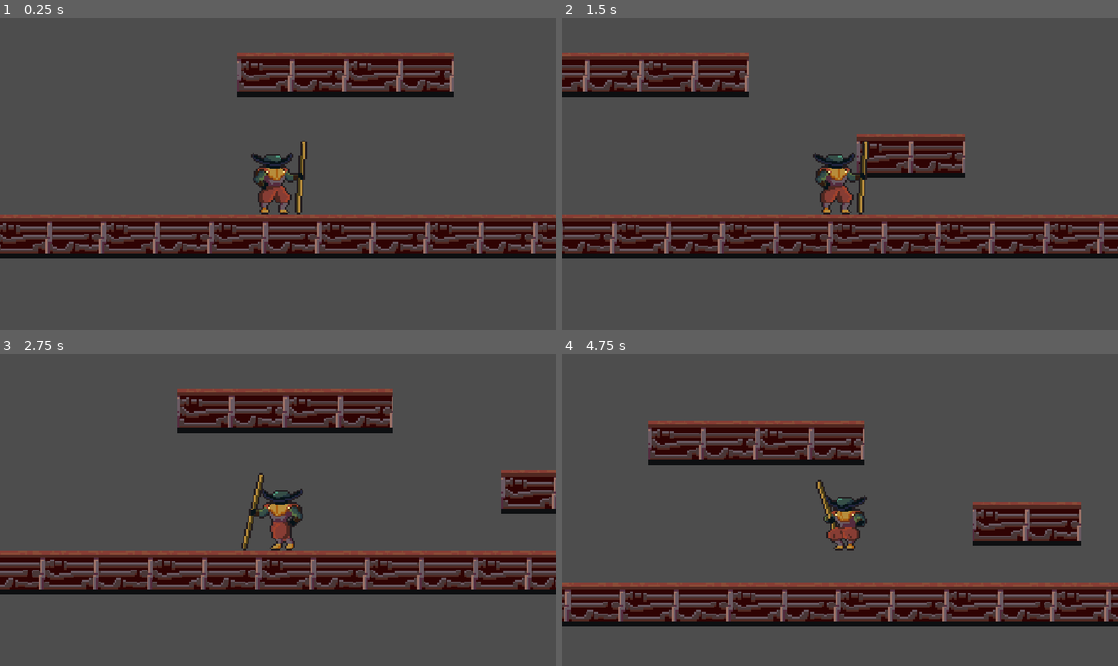
Above: before the commit, frames 1-4 (two rows, left to right).
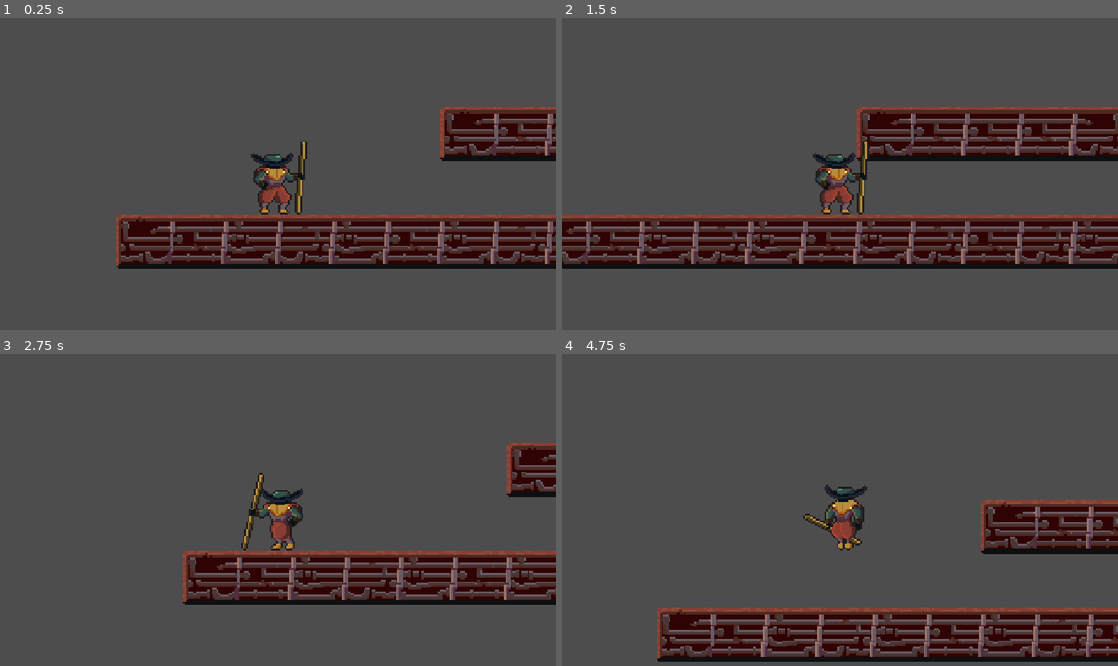
Above: after the commit, the same moments.

Repository: thePand251/Terminal-Lucidity
Game: Godot game, scene res://assets/scenes/areas/game.tscn
Two runs of this game, one before a commit and one after it. Both use one fixed random seed, a clock stepped at 60 frames per second and the inputs below.
Inputs:
- Up to frame 1 (0.25 s): no input
- Up to frame 2 (1.5 s): hold D (right) from 0.53 s (still down); tap Shift (attack) at 0.6 s; tap Space (jump) at 0.77 s; tap I (dash) at 1.35 s
- Up to frame 3 (2.75 s): tap Space (jump) at 1.52 s; release D (right) at 2.03 s; hold A (left) from 2.03 s (still down); tap Shift (attack) at 2.1 s
- Up to frame 4 (4.75 s): release A (left) at 2.78 s; hold D (right) 2.78-4.28 s; tap I (dash) at 2.85, 4.35 s; tap Space (jump) at 3.02, 3.77, 4.52 s; tap Shift (attack) at 3.6 s; hold A (left) from 4.28 s (still down)

The runs differ from the first frame. In frame 1, 18% of the frame differs, in the area x 0-100%, y 11-81%; in frame 2, 21%; in frame 3, 17%; in frame 4, 29%, in the area x 0-100%, y 21-99%.

Commit message:
more of that vvv

Diff:
--- a/assets/scenes/areas/game.tscn
+++ b/assets/scenes/areas/game.tscn
@@ -5,6 +5,11 @@
 [ext_resource type="PackedScene" uid="uid://cbntir6d2sn0p" path="res://assets/scenes/areas/player.tscn" id="2_l3gui"]
 [ext_resource type="PackedScene" uid="uid://37iaqkwjexv6" path="res://assets/scenes/areas/enemy_test.tscn" id="3_l3gui"]
 [ext_resource type="Texture2D" uid="uid://5f8n8s1oisg2" path="res://assets/sprites/Pipe.platform.png" id="3_onuut"]
+[ext_resource type="Texture2D" uid="uid://b4scaatn8xfdi" path="res://assets/sprites/floor_1.png" id="4_fuxi7"]
+[ext_resource type="Texture2D" uid="uid://c2bchnqxj0agb" path="res://assets/sprites/floor_2.png" id="5_ce3qm"]
+[ext_resource type="Texture2D" uid="uid://bedjk52li586x" path="res://assets/sprites/floor_3.png" id="6_godsy"]
+[ext_resource type="Texture2D" uid="uid://cot15hw84ugge" path="res://assets/sprites/floor_end_left.png" id="7_q1ja5"]
+[ext_resource type="Texture2D" uid="uid://bsijr5tgcfyq6" path="res://assets/sprites/floor_end_right.png" id="8_xkibw"]
 
 [sub_resource type="CompressedTexture2D" id="CompressedTexture2D_yqjtg"]
 
@@ -43,12 +48,63 @@
 0:0/0 = 0
 0:0/0/physics_layer_0/polygon_0/points = PackedVector2Array(-6.9206085, -31.433552, 6.3349915, -31.532475, 6.495497, -11.051388, 32.45047, -11.15448, 32.45047, 13.180405, 7.225281, 13.477173, 6.82959, 31.579948, -5.931381, 31.579948)
 
+[sub_resource type="TileSetAtlasSource" id="TileSetAtlasSource_xb0bh"]
+texture = ExtResource("4_fuxi7")
+texture_region_size = Vector2i(32, 32)
+0:0/0 = 0
+0:0/0/physics_layer_0/polygon_0/points = PackedVector2Array(-16, -16, 16, -16, 16, 16, -16, 16)
+1:0/0 = 0
+0:1/0 = 0
+1:1/0 = 0
+
+[sub_resource type="TileSetAtlasSource" id="TileSetAtlasSource_6knr2"]
+texture = ExtResource("5_ce3qm")
+texture_region_size = Vector2i(32, 32)
+0:0/0 = 0
+0:0/0/physics_layer_0/polygon_0/points = PackedVector2Array(-16, -16, 16, -16, 16, 16, -16, 16)
+1:0/0 = 0
+0:1/0 = 0
+1:1/0 = 0
+
+[sub_resource type="TileSetAtlasSource" id="TileSetAtlasSource_oc5dw"]
+texture = ExtResource("6_godsy")
+texture_region_size = Vector2i(32, 32)
+0:0/0 = 0
+0:0/0/physics_layer_0/polygon_0/points = PackedVector2Array(-16, -16, 16, -16, 16, 16, -16, 16)
+1:0/0 = 0
+0:1/0 = 0
+1:1/0 = 0
+
+[sub_resource type="TileSetAtlasSource" id="TileSetAtlasSource_kk728"]
+texture = ExtResource("7_q1ja5")
+texture_region_size = Vector2i(32, 32)
+0:0/0 = 0
+0:0/0/physics_layer_0/polygon_0/points = PackedVector2Array(-16, -16, 16, -16, 16, 16, -16, 16)
+1:0/0 = 0
+0:1/0 = 0
+1:1/0 = 0
+
+[sub_resource type="TileSetAtlasSource" id="TileSetAtlasSource_vngcc"]
+texture = ExtResource("8_xkibw")
+texture_region_size = Vector2i(32, 32)
+0:0/0 = 0
+0:0/0/physics_layer_0/polygon_0/points = PackedVector2Array(-16, -16, 16, -16, 16, 16, -16, 16)
+1:0/0 = 0
+0:1/0 = 0
+1:1/0 = 0
+
 [sub_resource type="TileSet" id="TileSet_iywne"]
+tile_size = Vector2i(32, 32)
 physics_layer_0/collision_layer = 1
 physics_layer_0/collision_mask = 7
 sources/0 = SubResource("TileSetAtlasSource_lbhrr")
 sources/1 = SubResource("TileSetAtlasSource_onuut")
 sources/2 = SubResource("TileSetAtlasSource_o2f4k")
+sources/3 = SubResource("TileSetAtlasSource_xb0bh")
+sources/4 = SubResource("TileSetAtlasSource_6knr2")
+sources/5 = SubResource("TileSetAtlasSource_oc5dw")
+sources/6 = SubResource("TileSetAtlasSource_kk728")
+sources/7 = SubResource("TileSetAtlasSource_vngcc")
 
 [node name="Area1" type="Node2D" unique_id=1154078562]
 
@@ -61,7 +117,7 @@
 texture_filter = 1
 tile_set = SubResource("TileSet_iywne")
 format = 2
-layer_0/tile_data = PackedInt32Array(327699, 1, 0, 327695, 1, 0, 327691, 1, 0, -65532, 1, 0, -65536, 1, 0, 327687, 1, 0, 327683, 1, 0, 393215, 1, 0, 393211, 1, 0, 393207, 1, 0, 393203, 1, 0, 131084, 1, 0, 393199, 1, 0, 393195, 1, 0)
+layer_0/tile_data = PackedInt32Array(262143, 3, 0, 196609, 3, 0, 196611, 3, 0, 196615, 3, 0, 196616, 3, 0, 196608, 4, 0, 196612, 4, 0, 196614, 4, 0, 196617, 4, 0, 196610, 5, 0, 262142, 5, 0, 196613, 5, 0, 196618, 5, 0, 196619, 6, 0, 262141, 7, 0, 65539, 7, 0, 65543, 6, 0, 65542, 5, 0, 65540, 5, 0, 65541, 5, 0)
 
 [node name="Layer1" type="TileMapLayer" parent="TileMap" unique_id=1283717884]
 texture_filter = 1
Binary file added: assets/sprites/Floor.Tile1.End_Tile (1).png
Not shown, added: assets/sprites/Floor.Tile1.End_Tile (1).png.import
Binary file added: assets/sprites/floor_1.png
Not shown, added: assets/sprites/floor_1.png.import
Binary file added: assets/sprites/floor_2.png
Not shown, added: assets/sprites/floor_2.png.import
Binary file added: assets/sprites/floor_3.png
Not shown, added: assets/sprites/floor_3.png.import
Binary file added: assets/sprites/floor_end_left.png
Not shown, added: assets/sprites/floor_end_left.png.import
Binary file added: assets/sprites/floor_end_right.png
Not shown, added: assets/sprites/floor_end_right.png.import
